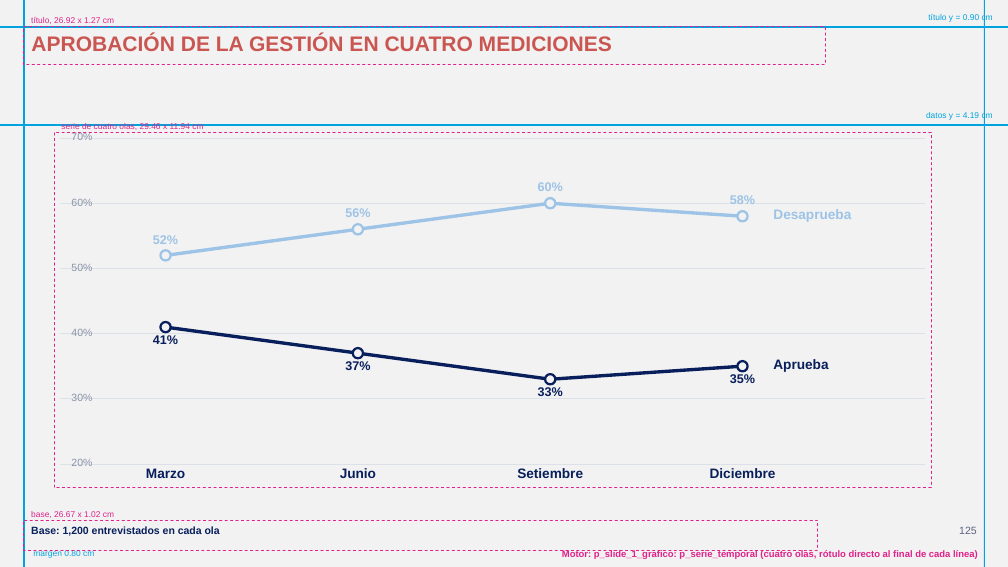
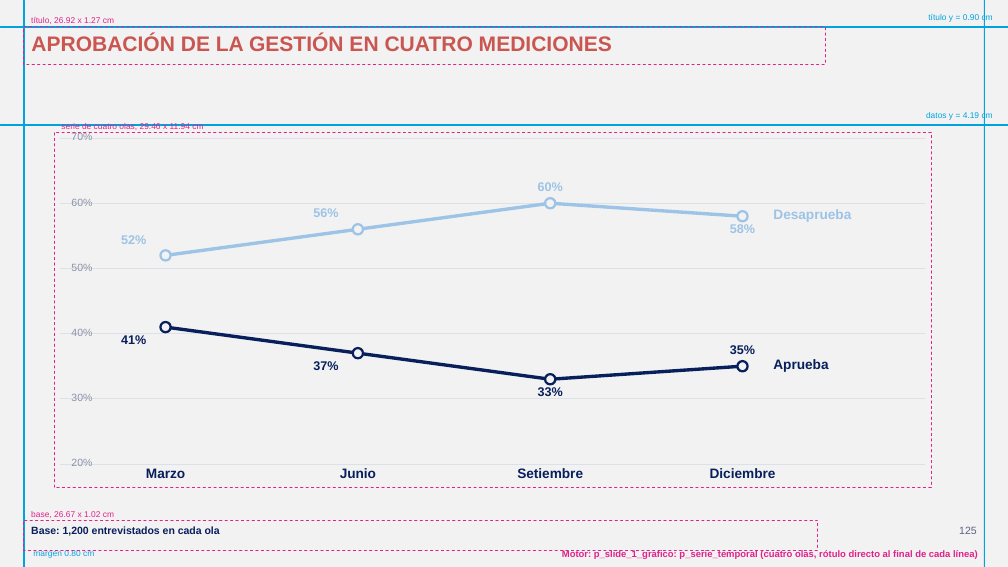
Before and after one commit to GonzaloAlmendariz/prosecnur-app, a slide deck: slide 125 of docs/qa/motor-ppt-2026-10-06/4-recetario/recetario-fiel-guias.pptx. Drawn at 1008x567 pixels with LibreOffice and Linux fonts; fonts in the diff are those of the drawing; background and template pictures are left out. Boxes give left, top, right and bottom in pixels: in the first picture for what was removed or moved away, otherwise in the second. Text is boxed around its words. In the diff, an @@ line names an element or a change of style, - is before the commit and + after.

```diff
--- a/docs/qa/motor-ppt-2026-10-06/4-recetario/recetario-fiel-guias.pptx
+++ b/docs/qa/motor-ppt-2026-10-06/4-recetario/recetario-fiel-guias.pptx
@@ text "58%": place and size @@
-text "58%" at [730, 195, 755, 204]
+text "58%" at [730, 224, 755, 233]
@@ text "35%": place and size @@
-text "35%" at [730, 374, 755, 383]
+text "35%" at [730, 345, 755, 354]
@@ 4 texts: place and size @@
-4 texts at [153, 208, 370, 370]
+4 texts at [121, 208, 338, 370]
```
Also in this commit, not shown: 38 other slides changed, 22 other files.
